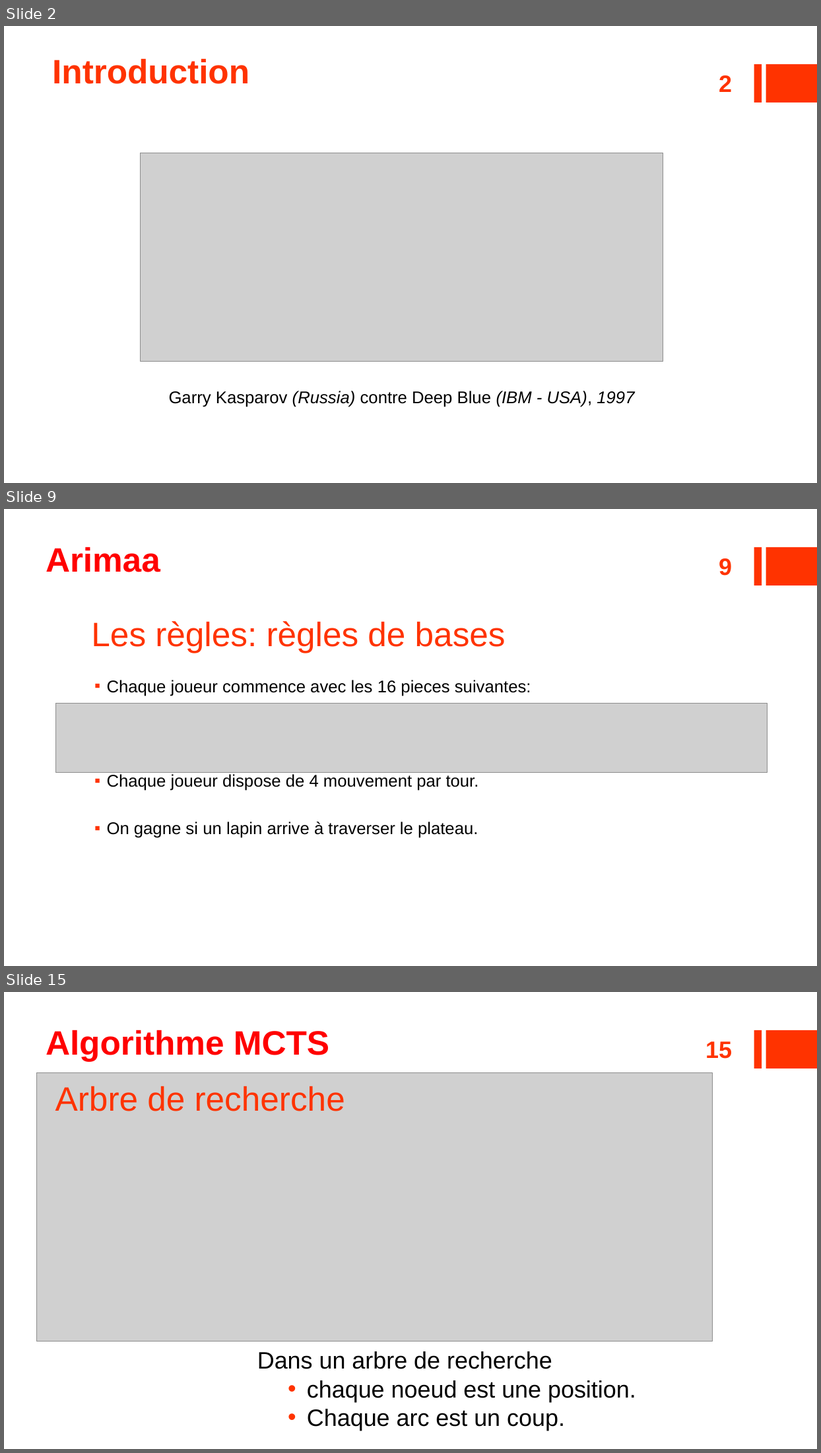
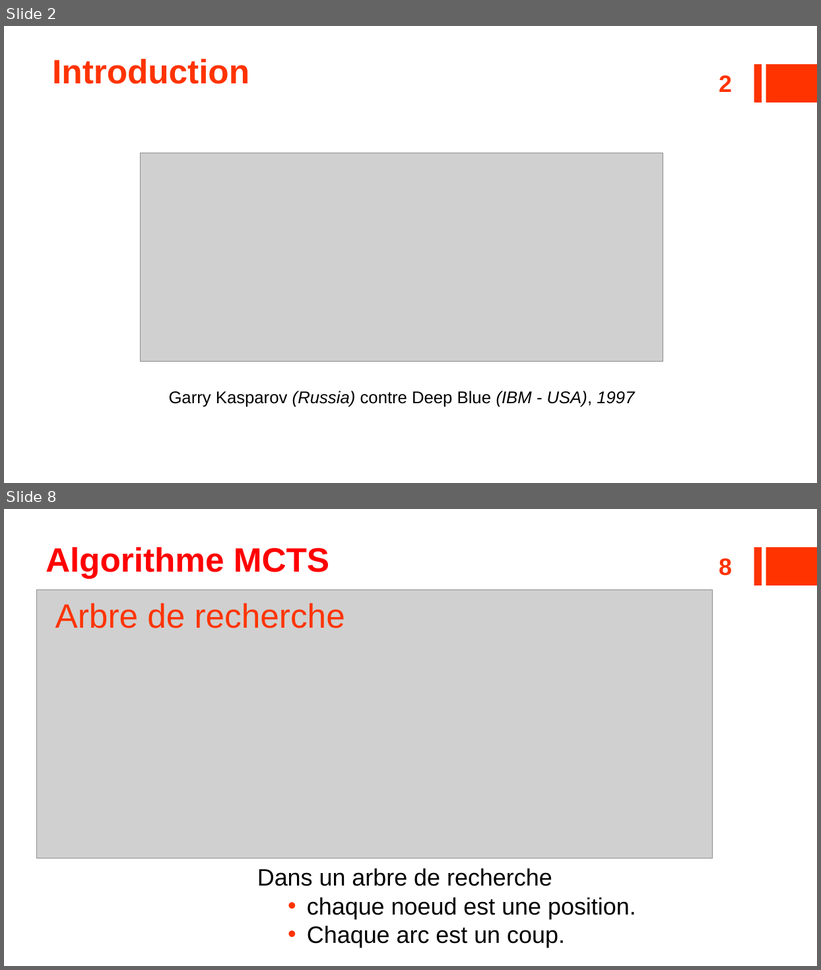
Before and after one commit to ildyria/Arimaa, a slide deck: Docs/Reports/OpenGates Presentation.pptx. Shown one above the other, each under a label of ours: slides 2, 9 and 15 before the commit, slides 2 and 8 after it; the slides between them are not shown. The pictures are 821x1453 and 821x970 pixels, drawn with LibreOffice and Linux fonts; fonts in the diff are those of the drawing; grey boxes stand for pictures. Boxes give left, top, right and bottom in pixels: in the first picture for what was removed or moved away, otherwise in the second. Text is boxed around its words. In the diff, an @@ line names an element or a change of style, - is before the commit and + after.

```diff
--- a/Docs/Reports/OpenGates Presentation.pptx
+++ b/Docs/Reports/OpenGates Presentation.pptx
@@ slide 9 removed at bbox=[4, 509, 817, 966], background #FFFFFF; not listed: 2 template elements that a slide beside it also shows @@
@@ text removed at bbox=[46, 547, 160, 572] @@
-Arimaa
@@ page number removed at bbox=[719, 559, 732, 576] @@
-9
@@ text removed at bbox=[91, 621, 506, 653] @@
-Les règles: règles de bases
@@ text removed at bbox=[107, 680, 531, 838] @@
-▪ Chaque joueur commence avec les 16 pieces suivantes:
-▪ Chaque joueur dispose de 4 mouvement par tour.
-▪ On gagne si un lapin arrive à traverser le plateau.
@@ picture removed at bbox=[56, 704, 768, 773] @@
@@ what was slide 15 is now slide 8 @@
@@ page number at bbox=[719, 559, 732, 576]: text changed @@
-15
+8
```
Also in this commit, not shown: 9 slides changed, 2 slides added, 13 other slides removed, 4 other files.
